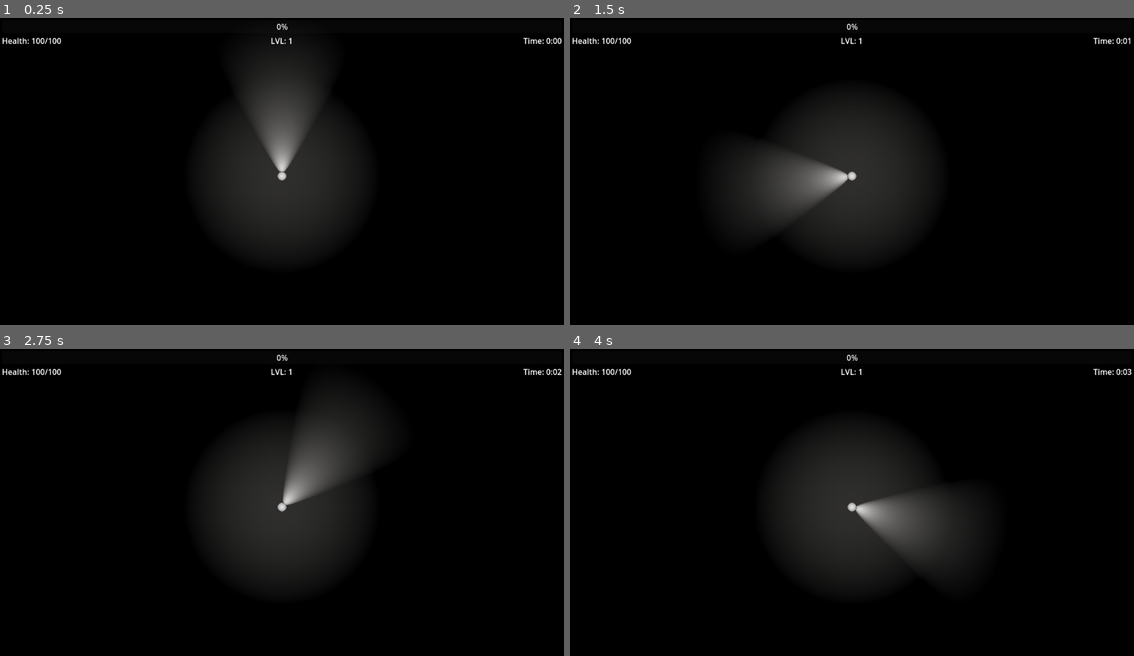
Above: before the commit, frames 1-4 (two rows, left to right).
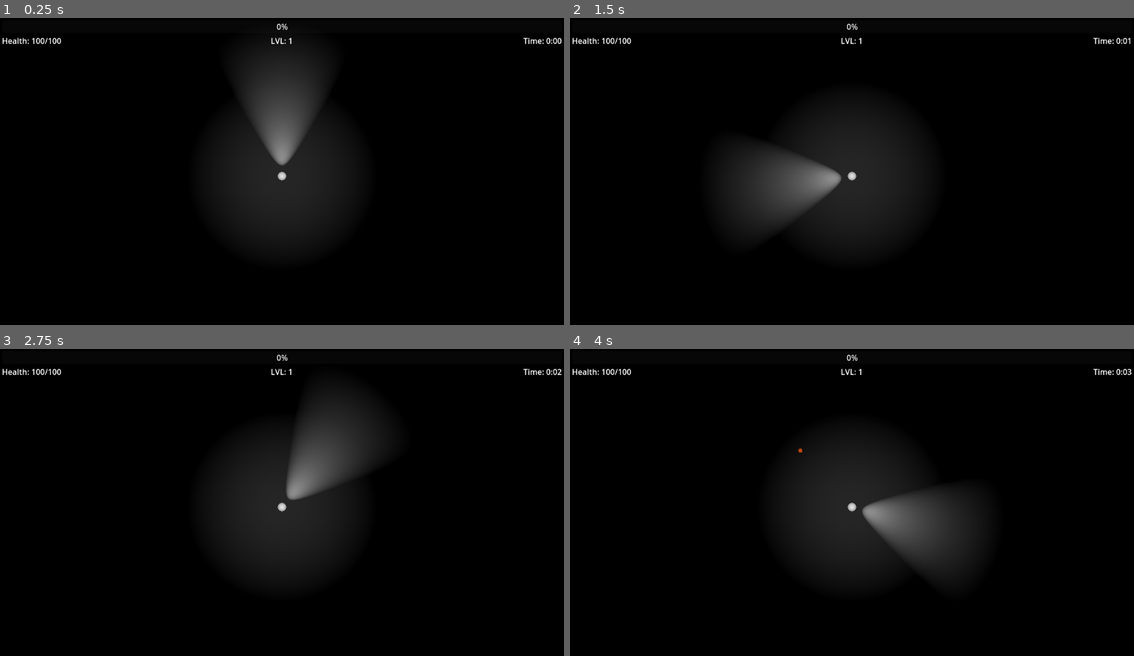
Above: after the commit, the same moments.

Repository: Knight-XAura/Illuminated-Ruler
Game: Godot game, scene res://world/world.tscn
Two runs of this game, one before a commit and one after it. Both use one fixed random seed, a clock stepped at 60 frames per second and the inputs below.
Inputs (mouse positions are in pixels of both pictures, inside the frame that each line leads up to):
- Up to frame 1 (0.25 s): no input
- Up to frame 2 (1.5 s): tap Enter at 0.5 s; move the mouse to (976, 159) at 0.52 s; hold D (move_right) 0.53-1.28 s; tap Space (action) at 0.6, 1.25, 1.35 s; move the mouse to (739, 192) at 1.27 s; hold S (move_backward) from 1.28 s (still down)
- Up to frame 3 (2.75 s): tap Enter at 2 s; move the mouse to (338, 438) at 2.02 s; release S (move_backward) at 2.03 s; hold D (move_right) from 2.03 s (still down); tap Space (action) at 2.1 s
- Up to frame 4 (4 s): tap Space (action) at 2.75, 2.85, 3.6 s; move the mouse to (823, 570) at 2.77 s; release D (move_right) at 2.78 s; hold W (move_forward) 2.78-3.53 s; tap Enter at 3.5 s; move the mouse to (1021, 554) at 3.52 s; hold A (move_left) from 3.53 s (still down)

The runs differ from the first frame. In frame 1, 0.2% of the frame differs, in the area x 46-54%, y 41-53%; in frame 2, 0.2%; in frame 3, 0.2%; in frame 4, 0.2%, in the area x 40-56%, y 32-59%.

Commit message:
Buggy project still but got drops and such configured

Diff:
--- /dev/null
+++ b/drops/Experience.gd
@@ -0,0 +1,17 @@
+extends Area3D
+
+
+var experience: int = 5
+
+# Called when the node enters the scene tree for the first time.
+func _ready() -> void:
+	pass # Replace with function body.
+
+
+# Called every frame. 'delta' is the elapsed time since the previous frame.
+func _process(delta: float) -> void:
+	pass
+
+
+func _on_timer_timeout() -> void:
+	queue_free()
--- /dev/null
+++ b/drops/experience.tscn
@@ -0,0 +1,35 @@
+[gd_scene load_steps=5 format=3 uid="uid://cmjk3f0bfi2id"]
+
+[ext_resource type="Script" path="res://drops/Experience.gd" id="1_vmogn"]
+
+[sub_resource type="CapsuleShape3D" id="CapsuleShape3D_o3jwj"]
+radius = 0.125
+height = 0.5
+
+[sub_resource type="StandardMaterial3D" id="StandardMaterial3D_ms7vr"]
+albedo_color = Color(0.121569, 0.372549, 1, 1)
+
+[sub_resource type="CapsuleMesh" id="CapsuleMesh_otq6k"]
+material = SubResource("StandardMaterial3D_ms7vr")
+radius = 0.125
+height = 0.5
+
+[node name="Experience" type="Area3D"]
+transform = Transform3D(-4.37114e-08, -1, 3.48787e-16, 1, -4.37114e-08, -3.48787e-16, 3.48787e-16, 3.48787e-16, 1, 0, 0, 0)
+collision_layer = 8
+collision_mask = 8
+script = ExtResource("1_vmogn")
+
+[node name="CollisionShape3D" type="CollisionShape3D" parent="."]
+shape = SubResource("CapsuleShape3D_o3jwj")
+
+[node name="MeshInstance3D" type="MeshInstance3D" parent="."]
+transform = Transform3D(1, -3.48787e-16, 3.48787e-16, 3.48787e-16, 1, -3.48787e-16, -3.48787e-16, 3.48787e-16, 1, 0, 0, 0)
+mesh = SubResource("CapsuleMesh_otq6k")
+
+[node name="Timer" type="Timer" parent="."]
+wait_time = 15.0
+one_shot = true
+autostart = true
+
+[connection signal="timeout" from="Timer" to="." method="_on_timer_timeout"]
--- /dev/null
+++ b/drops/health.gd
@@ -0,0 +1,16 @@
+extends Area3D
+
+
+var health: int = 10
+
+# Called when the node enters the scene tree for the first time.
+func _ready() -> void:
+	pass # Replace with function body.
+
+
+# Called every frame. 'delta' is the elapsed time since the previous frame.
+func _process(delta: float) -> void:
+	pass
+
+func _on_timer_timeout() -> void:
+	queue_free()
--- /dev/null
+++ b/drops/health.tscn
@@ -0,0 +1,34 @@
+[gd_scene load_steps=5 format=3 uid="uid://b6g8kogkkfauo"]
+
+[ext_resource type="Script" path="res://drops/health.gd" id="1_k1y1d"]
+
+[sub_resource type="StandardMaterial3D" id="StandardMaterial3D_u2115"]
+albedo_color = Color(0.498039, 0, 0, 1)
+
+[sub_resource type="CapsuleMesh" id="CapsuleMesh_y4e0e"]
+material = SubResource("StandardMaterial3D_u2115")
+radius = 0.125
+height = 0.5
+
+[sub_resource type="CapsuleShape3D" id="CapsuleShape3D_yjdha"]
+radius = 0.125
+height = 0.5
+
+[node name="Health" type="Area3D"]
+transform = Transform3D(-4.37114e-08, -1, 3.48787e-16, 1, -4.37114e-08, -3.48787e-16, 3.48787e-16, 3.48787e-16, 1, 0, 0, 0)
+collision_layer = 8
+collision_mask = 8
+script = ExtResource("1_k1y1d")
+
+[node name="MeshInstance3D" type="MeshInstance3D" parent="."]
+mesh = SubResource("CapsuleMesh_y4e0e")
+
+[node name="CollisionShape3D" type="CollisionShape3D" parent="."]
+shape = SubResource("CapsuleShape3D_yjdha")
+
+[node name="Timer" type="Timer" parent="."]
+wait_time = 15.0
+one_shot = true
+autostart = true
+
+[connection signal="timeout" from="Timer" to="." method="_on_timer_timeout"]
--- a/enemies/basic_enemy.gd
+++ b/enemies/basic_enemy.gd
@@ -6,8 +6,18 @@
 	set(value):
 		current_health = value
 		if current_health <= 0:
+			if sucked_blood:
+				var health_drop_node = health_drop.instantiate()
+				health_drop_node.global_position = global_position + Vector3(-1, 0, -1)
+				add_sibling(health_drop_node, true)
+			var experience_drop_node = experience_drop.instantiate()
+			experience_drop_node.global_position = global_position + Vector3(1, 0, 1)
+			add_sibling(experience_drop_node, true)
 			hide()
 			queue_free()
+
+var health_drop: PackedScene = preload("res://drops/health.tscn")
+var experience_drop: PackedScene = preload("res://drops/experience.tscn")
 @export var damage: int = 1
 @export var experience: int = 1
 var sucked_blood: bool
--- a/enemies/basic_enemy.tscn
+++ b/enemies/basic_enemy.tscn
@@ -3,8 +3,9 @@
 [ext_resource type="Script" path="res://enemies/basic_enemy.gd" id="1_tfpdg"]
 
 [node name="CharacterBody3D" type="CharacterBody3D"]
-collision_layer = 12
-collision_mask = 13
+transform = Transform3D(1, 0, 0, 0, 1, 0, 0, 0, 1, 2.08165e-12, 2.08165e-12, 2.08165e-12)
+collision_layer = 28
+collision_mask = 31
 script = ExtResource("1_tfpdg")
 
 [node name="CollisionShape3D" type="CollisionShape3D" parent="."]
--- a/hud/HUD.gd
+++ b/hud/HUD.gd
@@ -35,7 +35,7 @@
 
 
 func _on_roy_gained_experience(gained_exp: int) -> void:
-	experience_bar.value += gained_exp
+	experience_bar.value = gained_exp
 
 
 func _on_roy_died() -> void:
--- a/player/attacks/basic_attack.tscn
+++ b/player/attacks/basic_attack.tscn
@@ -7,6 +7,7 @@
 
 [sub_resource type="StandardMaterial3D" id="StandardMaterial3D_rrxq0"]
 resource_local_to_scene = true
+albedo_color = Color(1, 0.372549, 0, 1)
 
 [sub_resource type="SphereMesh" id="SphereMesh_gw4y8"]
 resource_local_to_scene = true
@@ -14,10 +15,11 @@
 radius = 0.25
 height = 0.5
 
-[node name="Area3D" type="Area3D"]
+[node name="basic_attack" type="Area3D"]
 transform = Transform3D(1, 0, 0, 0, 1, 0, 0, 0, 1, 2.08165e-12, 2.08165e-12, 2.08165e-12)
-collision_layer = 8
-collision_mask = 8
+top_level = true
+collision_layer = 16
+collision_mask = 16
 script = ExtResource("1_gdbb6")
 
 [node name="CollisionShape3D" type="CollisionShape3D" parent="."]
--- a/player/roy.gd
+++ b/player/roy.gd
@@ -13,13 +13,21 @@
 var gravity: float = ProjectSettings.get_setting("physics/3d/default_gravity")
 var attack_scene = preload("res://player/attacks/basic_attack.tscn")
 
-var level: int = 1
-var experience: int = 0
-var next_level_experience: int = 10
+var level: int = 1:
+	set(value):
+		level = value
+		leveled_up.emit(level)
+var experience: int = 0:
+	set(value):
+		experience = value
+		gained_experience.emit(experience)
+var next_level_experience: int = 100
 var max_health: int = 100
 var current_health: int = 100:
 	set(value):
 		current_health = value
+		if current_health < 0:
+			current_health = 0
 		health_changed.emit(current_health, max_health)
 		if current_health <= 0:
 			died.emit()
@@ -40,8 +48,7 @@
 		var raycast_result = space.intersect_ray(ray_query)
 		if raycast_result.is_empty():
 			return
-		look_at(raycast_result["position"])
-		print(raycast_result["position"])
+		look_at(Vector3(raycast_result["position"].x, 0, raycast_result["position"].z))
 
 
 func _physics_process(delta: float) -> void:
@@ -62,6 +69,10 @@
 	camera.global_position.z = position.z
 
 
+	if experience >= next_level_experience:
+		level += 1
+
+
 func _on_area_3d_body_entered(body: Node3D) -> void:
 	current_health -= body.damage
 
@@ -70,3 +81,12 @@
 	var attack = attack_scene.instantiate()
 	var attacks: Node3D = $Attacks
 	attacks.add_child(attack, true)
+
+
+
+
+func _on_pickups_area_entered(area: Area3D) -> void:
+	if area.name == "Health":
+		current_health += area.health
+	if area.name == "Experience":
+		experience += area.experience
--- a/player/roy.tscn
+++ b/player/roy.tscn
@@ -9,10 +9,13 @@
 [sub_resource type="CylinderShape3D" id="CylinderShape3D_e6l7k"]
 radius = 1.0
 
+[sub_resource type="CylinderShape3D" id="CylinderShape3D_f06lo"]
+radius = 2.0
+
 [node name="Roy" type="CharacterBody3D"]
 transform = Transform3D(1, 0, 0, 0, 1, 0, 0, 0, 1, 2.08165e-12, 2.08165e-12, 2.08165e-12)
-collision_layer = 2
-collision_mask = 3
+collision_layer = 6
+collision_mask = 7
 axis_lock_linear_y = true
 axis_lock_angular_y = true
 script = ExtResource("1_jux0m")
@@ -44,11 +47,11 @@
 spot_range = 30.0
 spot_angle = 30.0
 
-[node name="Area3D" type="Area3D" parent="."]
+[node name="EnemyAttack" type="Area3D" parent="."]
 collision_layer = 4
 collision_mask = 4
 
-[node name="CollisionShape3D" type="CollisionShape3D" parent="Area3D"]
+[node name="CollisionShape3D" type="CollisionShape3D" parent="EnemyAttack"]
 shape = SubResource("CylinderShape3D_e6l7k")
 
 [node name="AttackTimer" type="Timer" parent="."]
@@ -56,5 +59,13 @@
 
 [node name="Attacks" type="Node3D" parent="."]
 
-[connection signal="body_entered" from="Area3D" to="." method="_on_area_3d_body_entered"]
+[node name="Pickups" type="Area3D" parent="."]
+collision_layer = 8
+collision_mask = 8
+
+[node name="CollisionShape3D" type="CollisionShape3D" parent="Pickups"]
+shape = SubResource("CylinderShape3D_f06lo")
+
+[connection signal="body_entered" from="EnemyAttack" to="." method="_on_area_3d_body_entered"]
 [connection signal="timeout" from="AttackTimer" to="." method="_on_attack_timer_timeout"]
+[connection signal="area_entered" from="Pickups" to="." method="_on_pickups_area_entered"]
--- a/project.godot
+++ b/project.godot
@@ -48,6 +48,8 @@
 3d_physics/layer_1="World"
 3d_physics/layer_2="Player"
 3d_physics/layer_3="Enemies"
+3d_physics/layer_4="Drops"
+3d_physics/layer_5="Attacks"
 
 [rendering]
 
--- a/world/world.tscn
+++ b/world/world.tscn
@@ -1,35 +1,26 @@
-[gd_scene load_steps=14 format=3 uid="uid://cav4w67upt8o1"]
+[gd_scene load_steps=11 format=3 uid="uid://cav4w67upt8o1"]
 
 [ext_resource type="Script" path="res://world/world.gd" id="1_3bbq7"]
-[ext_resource type="Texture2D" uid="uid://c23alhpgtjymn" path="res://world/environment/ground.png" id="1_bcvqx"]
 [ext_resource type="PackedScene" uid="uid://ddgbqkgwma0mn" path="res://player/roy.tscn" id="2_q7bvk"]
 [ext_resource type="Script" path="res://hud/hud.gd" id="4_pyhdc"]
 [ext_resource type="PackedScene" uid="uid://c25l5q3ss28kb" path="res://world/environment/wall.tscn" id="5_f8mva"]
 
-[sub_resource type="StandardMaterial3D" id="StandardMaterial3D_hvd1s"]
-albedo_color = Color(0.247059, 0.247059, 0.247059, 1)
-albedo_texture = ExtResource("1_bcvqx")
-
 [sub_resource type="BoxShape3D" id="BoxShape3D_ukr3f"]
 size = Vector3(1000, 1, 1000)
-
-[sub_resource type="StandardMaterial3D" id="StandardMaterial3D_d3vdi"]
-albedo_color = Color(0.121569, 0.121569, 0.121569, 1)
-albedo_texture = ExtResource("1_bcvqx")
-
-[sub_resource type="PlaneMesh" id="PlaneMesh_6u05g"]
-material = SubResource("StandardMaterial3D_d3vdi")
-size = Vector2(1100, 1100)
-
-[sub_resource type="BoxShape3D" id="BoxShape3D_qknkt"]
-size = Vector3(1100, 1, 1100)
 
 [sub_resource type="NavigationMesh" id="NavigationMesh_kmwmw"]
 vertices = PackedVector3Array(-499.5, 0.5, -499.5, -499.5, 0.5, 499.5, 499.5, 0.5, 499.5, 499.5, 0.5, -499.5)
 polygons = [PackedInt32Array(3, 2, 0), PackedInt32Array(0, 2, 1)]
 
+[sub_resource type="StandardMaterial3D" id="StandardMaterial3D_unhyo"]
+albedo_color = Color(0, 0, 0, 1)
+
 [sub_resource type="PlaneMesh" id="PlaneMesh_xwh0f"]
+material = SubResource("StandardMaterial3D_unhyo")
 size = Vector2(1000, 1000)
+
+[sub_resource type="BoxShape3D" id="BoxShape3D_qknkt"]
+size = Vector3(1100, 1, 1100)
 
 [sub_resource type="LabelSettings" id="LabelSettings_tvuy0"]
 font_size = 96
@@ -59,35 +50,30 @@
 transform = Transform3D(1, 0, 0, 0, 1, 0, 0, 0, 1, 2.08165e-12, 2.08165e-12, 2.08165e-12)
 collision_mask = 0
 
-[node name="Floor" type="CSGBox3D" parent="Floor"]
-layers = 7
-material_override = SubResource("StandardMaterial3D_hvd1s")
-size = Vector3(1000, 1, 1000)
-
 [node name="CollisionShape3D" type="CollisionShape3D" parent="Floor"]
 shape = SubResource("BoxShape3D_ukr3f")
 
+[node name="NavigationRegion" type="NavigationRegion3D" parent="Floor"]
+transform = Transform3D(1, 0, 0, 0, 1, 0, 0, 0, 1, 2.08165e-12, 2.08165e-12, 2.08165e-12)
+navigation_mesh = SubResource("NavigationMesh_kmwmw")
+
+[node name="MeshInstance3D" type="MeshInstance3D" parent="Floor/NavigationRegion"]
+transform = Transform3D(1, 0, 0, 0, 1, 0, 0, 0, 1, 2.08165e-12, -0.5, 2.08165e-12)
+mesh = SubResource("PlaneMesh_xwh0f")
+
 [node name="OOB" type="StaticBody3D" parent="."]
-transform = Transform3D(1, 0, 0, 0, 1, 0, 0, 0, 1, 2.08165e-12, 2.08165e-12, 2.08165e-12)
-
-[node name="MeshInstance3D" type="MeshInstance3D" parent="OOB"]
-mesh = SubResource("PlaneMesh_6u05g")
+transform = Transform3D(1, 0, 0, 0, 1, 0, 0, 0, 1, 2.08165e-12, -5, 2.08165e-12)
 
 [node name="CollisionShape3D" type="CollisionShape3D" parent="OOB"]
 shape = SubResource("BoxShape3D_qknkt")
 
 [node name="Roy" parent="." instance=ExtResource("2_q7bvk")]
-transform = Transform3D(1, 0, 0, 0, 1, 0, 0, 0, 1, 2.08165e-12, 0.5, 2.08165e-12)
+transform = Transform3D(1, 0, 0, 0, 1, 0, 0, 0, 1, 2.08165e-12, 2.08165e-12, 2.08165e-12)
+collision_layer = 3
+collision_mask = 2
+up_direction = Vector3(4.16329e-12, 1, 4.16329e-12)
 
 [node name="Enemies" type="Node3D" parent="."]
-
-[node name="NavigationRegion" type="NavigationRegion3D" parent="."]
-transform = Transform3D(1, 0, 0, 0, 1, 0, 0, 0, 1, 2.08165e-12, -5, 2.08165e-12)
-navigation_mesh = SubResource("NavigationMesh_kmwmw")
-
-[node name="MeshInstance3D" type="MeshInstance3D" parent="NavigationRegion"]
-transform = Transform3D(1, 0, 0, 0, 1, 0, 0, 0, 1, 2.08165e-12, 2.08165e-12, 2.08165e-12)
-mesh = SubResource("PlaneMesh_xwh0f")
 
 [node name="SpawnTimer" type="Timer" parent="."]
 autostart = true
Not shown: 1 places in player/roy.tscn that only renumber resources
